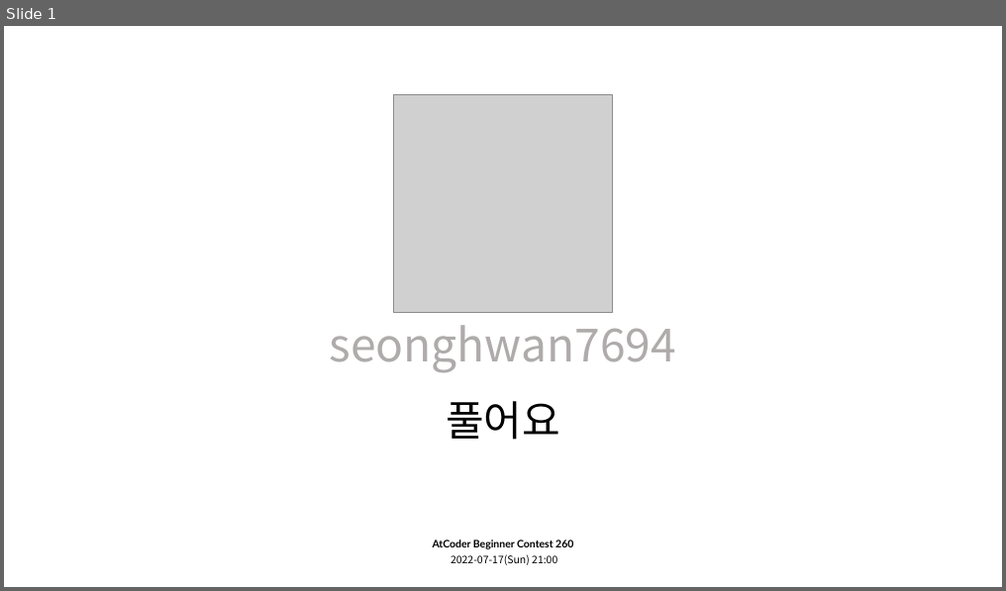
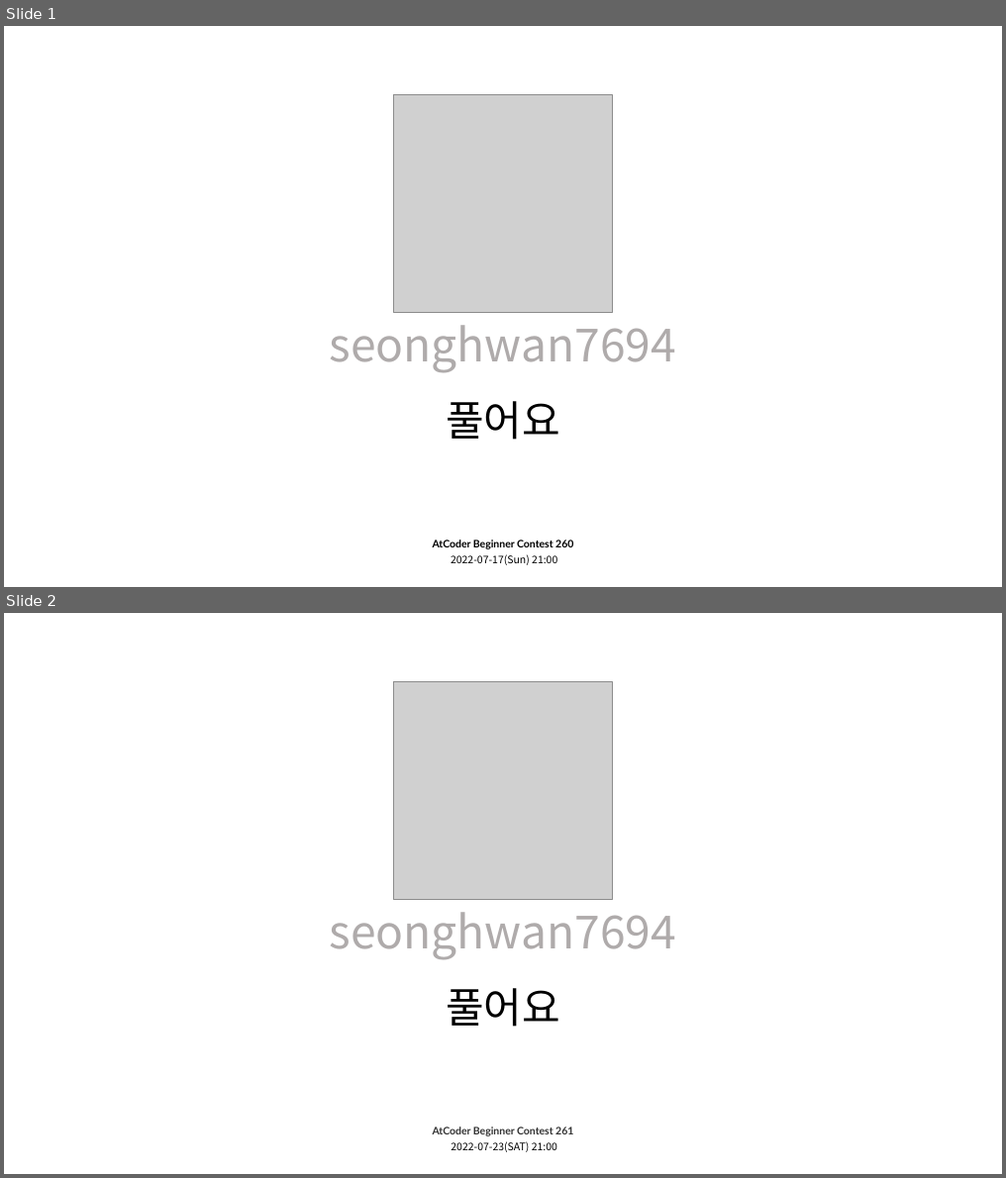
Before and after one commit to seonghwan7694/ATCORDER_solved, a slide deck: settings/thumbnail_template.pptx. Shown one above the other, each under a label of ours: slide 1 before the commit, slides 1 and 2 after it. The pictures are 1006x591 and 1006x1178 pixels, drawn with LibreOffice and Linux fonts; fonts in the diff are those of the drawing; grey boxes stand for pictures. Boxes give left, top, right and bottom in pixels: in the first picture for what was removed or moved away, otherwise in the second. Text is boxed around its words. In the diff, an @@ line names an element or a change of style, - is before the commit and + after.

```diff
--- a/settings/thumbnail_template.pptx
+++ b/settings/thumbnail_template.pptx
@@ slide 2 added at box(4, 613, 1002, 1174), background #FFFFFF @@
@@ picture added at box(394, 681, 613, 900) @@
@@ text added at box(329, 912, 676, 960), 44 pt, text #AFABAB @@
+seonghwan7694
@@ text added at box(446, 988, 560, 1027), 40 pt, text #000000 @@
+풀어요
@@ text added at box(433, 1127, 573, 1137), 10 pt, text #333333, bold @@
+AtCoder Beginner Contest 261
@@ text added at box(450, 1142, 557, 1153), 10 pt, text #000000 @@
+2022-07-23(SAT) 21:00
```
Also in this commit, not shown: 8 other files.
